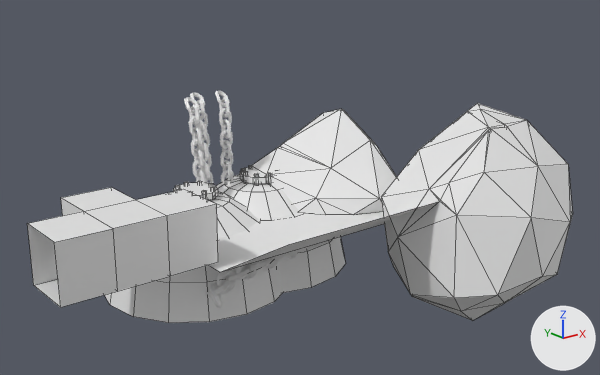
What one commit did to the FBX model Assets/Art/Models/Level 3.fbx.
The view is the same before and after, from a 50 mm lens placed at (-25.6, -12.9, -3.7), pointed at (-5.7, 12.0, -13.6). Every picture has the same lights, and +X, +Y and +Z are marked at lower right. Mesh edges are drawn as thin lines on the coarser meshes. Where no turn or scale is listed for an object, it has been applied to the vertices. Vertices at the same position are counted once.

The first picture shows 'Level 3 1 Engine room Floor', 'Level 3 Chain 2.004', 'Level 3 Chain 2.005', 'Level 3 Chain 2.006', 'Level 3 Chain 2.007', 'Level 3 Dome.004', 'Level 3 Dome.005', 'Level 3 Engine room  to lab corridor', 'Level 3 Icosphere', 'Level 3 Icosphere.001'.
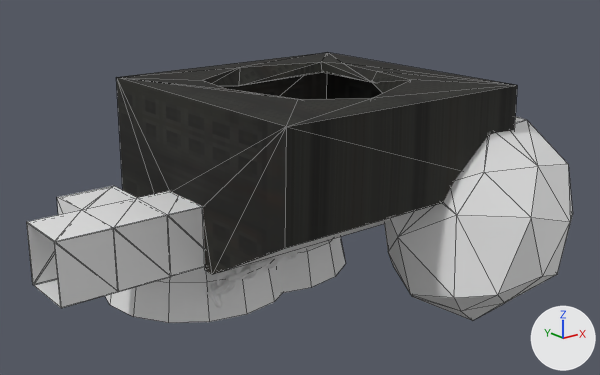
Location of each change, (x1, y1, x2, y2) in pixels of the pictures (600 x 375 px):
'Ship Top Deck 1 Engine Room', added (black)
    after: (116, 52, 517, 274)
'Level 3 Engine room  to lab corridor', reshaped
    before: (27, 187, 218, 307)
    after: (27, 186, 205, 308)
'Level 3 Icosphere', unchanged, covered by the edit
    before: (251, 109, 397, 215)
'Level 3 1 Engine room Floor', unchanged, covered by the edit
    before: (208, 202, 436, 272)
    after: (225, 213, 406, 271)
'Level 3 Chain 2.006', unchanged, covered by the edit
    before: (215, 91, 234, 186)
'Level 3 Chain 2.005', unchanged, covered by the edit
    before: (184, 97, 208, 185)

Diff of the bpy script that builds the scene:
```diff
--- a/Assets/Art/Models/Level 3.fbx.py
+++ b/Assets/Art/Models/Level 3.fbx.py
@@ img_floor_1_png @@
+img_floor_1_png = load_image('Floor 1.png', '../Textures/Floor 1.png', 2048, 2048, 'sRGB')
@@ mat_material__65 @@
+mat_material__65 = principled_material('Material #65')
+mat_material__65.texture = img_floor_1_png
+mat_material__65.roughness = 0.896
@@ me_mesh_006 @@
 # used by ob_level_3_engine_room__to_lab_corridor; location = (-13.22, 13.22, -14.29)
-me_mesh_006.from_pydata(...)  # 20 vertices, 12 faces; spans x -3.04..3.04, y -2.1..2.1, z -1.13..1.13
+me_mesh_006.from_pydata(...)  # 40 vertices, 76 faces; spans x -3.04..3.04, y -2.17..2.15, z -1.13..1.19
+# me_mesh_006 part 1
+# 12 faces are deleted
+# 20 vertices are added at x -3.04..3.04, y -2.17..2.15, z -1.13..1.19
+# 76 new faces join them
@@ me_mesh_006_1 @@
+me_mesh_006_1.from_pydata(...)  # 62 vertices, 124 faces; spans x -5.67..5.67, y -5.53..5.58, z -3.03..3.21
+me_mesh_006_1.materials.append(mat_material__65)  # picture img_floor_1_png
@@ ob_ship_top_deck_1_engine_room @@
+ob_ship_top_deck_1_engine_room = bpy.data.objects.new('Ship Top Deck 1 Engine Room', me_mesh_006_1)
+ob_ship_top_deck_1_engine_room.location = (-5.11, 11.92, -12.52)
```
